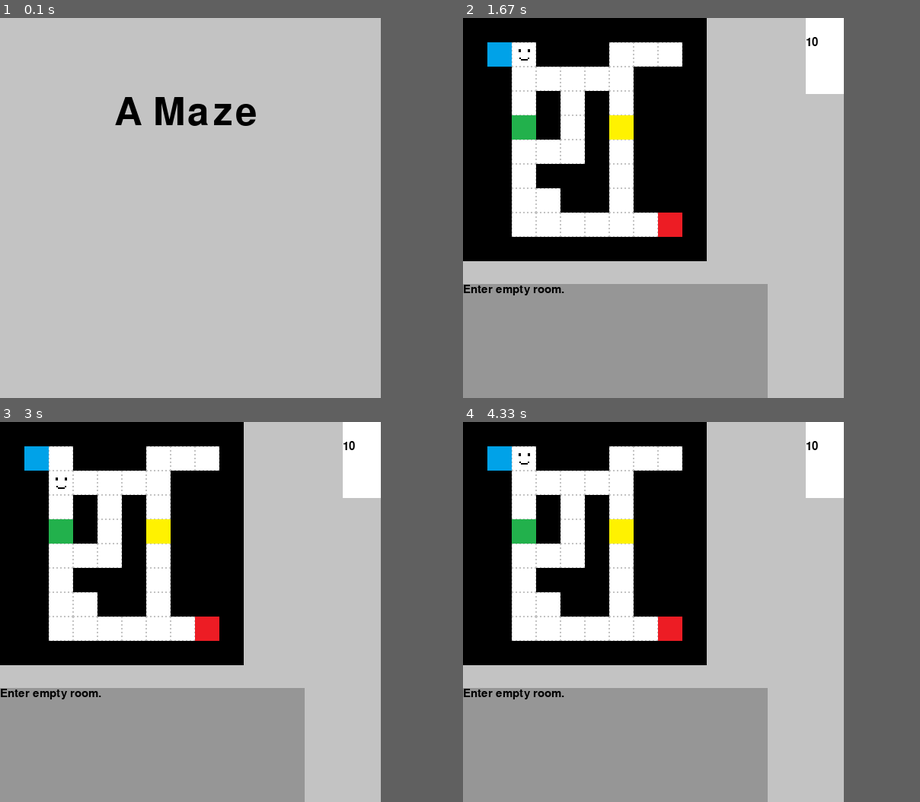
Above: before the commit, frames 1-4 (two rows, left to right).
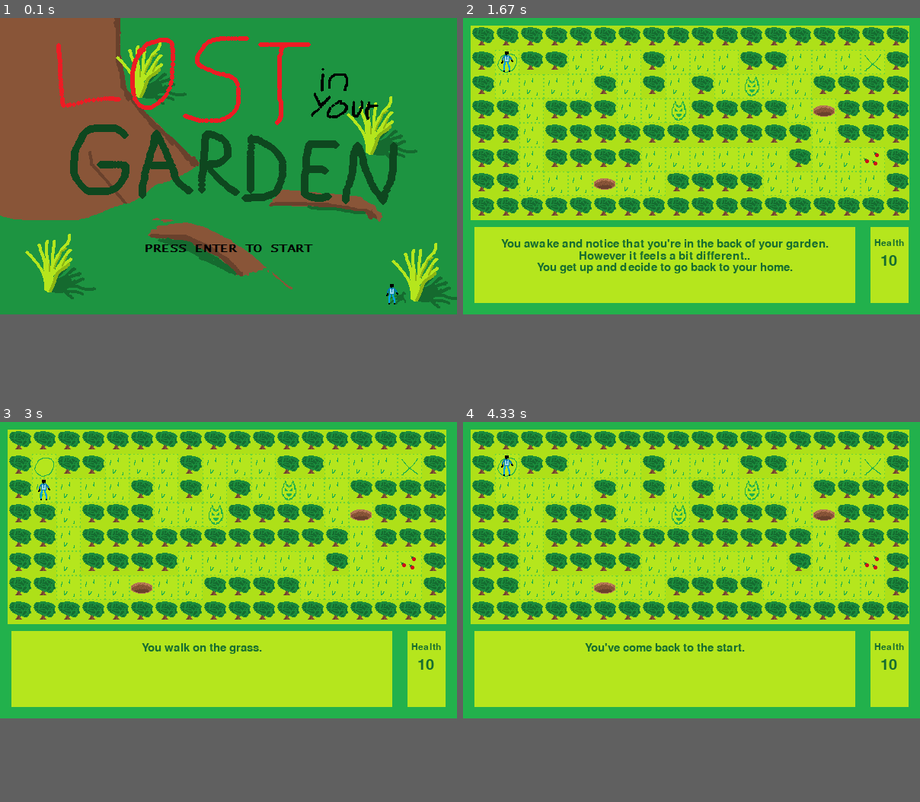
Above: after the commit, the same moments.

Repository: Onimanta/ex45_pythonHardway
Game: pygame game, started from game.py
Same seed, same stepped clock (60 frames per second), same inputs: the game is played once before the commit and once after it. The source is Python 2; it was converted automatically to run under Python 3.
Inputs:
- Up to frame 1 (0.1 s): no input
- Up to frame 2 (1.67 s): tap Enter at 0.33 s; hold Right 0.67-1.13 s
- Up to frame 3 (3 s): hold Down from 2.73 s (still down)
- Up to frame 4 (4.33 s): release Down at 3.2 s; hold Up 3.67-4.03 s
In our replay, the window is 500x500 before the commit and 600x390 after it. These sizes can differ from the game's own. Grey fills any space a smaller window leaves; there, only what the larger window draws over its background counts as a difference.

The runs differ from the first frame. In frame 1, 67% of the frame differs, in the area x 0-100%, y 0-78%; in frame 2, 75%, in the area x 0-100%, y 0-100%; in frame 3, 75%; in frame 4, 75%.

Commit message:
end of the day 17.05.17

Diff:
--- a/display.py
+++ b/display.py
@@ -11,10 +11,10 @@
     information = None
 
     def display_maze(self):
-        x = 0
-        y = 0
+        x = 10
+        y = 10
 
-        tileset = pygame.image.load('tiles.png')
+        tileset = pygame.image.load('images/tiles.png')
         room = pygame.Surface((32, 32))
 
         for line in Display.maze:
@@ -29,58 +29,64 @@
                     room.blit(tileset, (0, 0), (32, 32, 96, 64))
                 elif column == 'trap':
                     room.blit(tileset, (0, 0), (64, 32, 96, 64))
+                elif column == 'health':
+                    room.blit(tileset, (0, 0), (0, 64, 96, 64))
                 elif column == 'end':
                     room.blit(tileset, (0, 0), (0, 32, 96, 64))
 
                 Display.window.blit(room, (x, y))
 
                 x += 32
-            x = 0
+            x = 10
             y += 32
 
     def display_information(self):
         # We get the width of the window to have a relative position to blit the text.
         x = Display.window.get_width()
 
-        font = pygame.font.Font(None, 22)
-        label = font.render(str(Display.player.life_point), 1, (0, 0, 0))
         # We draw a rectangle over the previous text to erase it.
-        pygame.draw.rect(Display.window, (255, 255, 255), (x - 50, 0, 50, 100), 0)
-        Display.window.blit(label, (x - 50, 25))
+        pygame.draw.rect(Display.window, (181, 230, 29), (x - 65, 275, 50, 100), 0)
+
+        font_health = pygame.font.Font(None, 18)
+        health = font_health.render("Health", 1, (21, 108, 48))
+        Display.window.blit(health, (x - 60, 290))
+
+        font_lp = pygame.font.Font(None, 30)
+        life_point = font_lp.render(str(Display.player.life_point), 1, (21, 108, 48))
+        Display.window.blit(life_point, (x - 52, 310))
 
     def display_player(self):
-        Display.window.blit(Display.player.picture, (Display.player.position_y * 32, Display.player.position_x * 32))
+        # Blit the player on the screen according to its position in the maze.
+        # We do "position + 10" to place the player correctly on the maze.
+        Display.window.blit(Display.player.picture, (Display.player.position_y * 32 + 10, Display.player.position_x * 32 + 10))
 
     def display_text_output(self, text):
         font = pygame.font.Font(None, 22)
-        rect = pygame.Rect((0, 350, 400, 150))
+        rect = pygame.Rect((15, 275, 500, 100))
 
-        rendered_text = render_textrect(text, font, rect, (0, 0, 0), (150, 150, 150), 0)
+        rendered_text = render_textrect("\n" + text, font, rect, (21, 108, 48), (181, 230, 29), 1)
 
         if rendered_text:
             Display.window.blit(rendered_text, rect.topleft)
 
     def display_title_screen(self):
-        Display.window.fill((195, 195, 195))
-
-        x, y = Display.window.get_size()
-
-        font = pygame.font.Font(None, 75)
-        title_text = font.render("A Maze", 1, (0, 0, 0))
-        Display.window.blit(title_text, (x / 2 - 100, 100))
+        title = pygame.image.load("images/title.png").convert()
+        Display.window.blit(title, (0, 0))
         pygame.display.flip()
 
-    def display_end(self, text):
-        Display.window.fill((195, 195, 195))
-
-        x, y = Display.window.get_size()
-
-        font = pygame.font.Font(None, 50)
-        end_text = font.render(str(text), 1, (0, 0, 0))
-        Display.window.blit(end_text, (x / 2 - 100, y / 2 - 50))
+    def display_gameover(self):
+        gameover = pygame.image.load("images/gameover.png").convert()
+        Display.window.blit(gameover, (0, 0))
         pygame.display.flip()
 
-        sleep(3)
+        sleep(5)
+
+    def display_end(self):
+        end = pygame.image.load("images/end.png").convert()
+        Display.window.blit(end, (0, 0))
+        pygame.display.flip()
+
+        sleep(5)
 
     def display_window(self):
         """Display all the elements of the game"""
--- a/game.py
+++ b/game.py
@@ -1,13 +1,17 @@
+import os # To choose where the window appear on the screen
 import pygame
 from pygame.locals import * # Import the pygame constant
 
 from display import Display
 from maze import Maze, Player
 
+# We choose where the window appear on the screen
+os.environ['SDL_VIDEO_WINDOW_POS'] = "600, 200"
+
 pygame.init()
 
-Display.window = pygame.display.set_mode((500, 500))
-Display.window.fill((195, 195, 195))
+Display.window = pygame.display.set_mode((600, 390), pygame.NOFRAME)
+Display.window.fill((34, 177, 76))
 
 display = Display()
 
@@ -19,14 +23,22 @@
         if event.type == QUIT:
             exit()
         elif event.type == KEYDOWN and event.key == K_RETURN:
-            Display.window.fill((195, 195, 195)) # Erase the title screen
+            Display.window.fill((34, 177, 76)) # Erase the title screen
             title = False
+        elif event.type == KEYDOWN and event.key == K_ESCAPE:
+            exit()
 
 player = Player()
 Display.player = player
 
 a_maze = Maze(player)
 Display.maze = a_maze.maze
+
+display.display_text_output(
+    "You awake and notice that you're in the back of your garden.\n"
+    "However it feels a bit different..\n"
+    "You get up and decide to go back to your home."
+)
 
 # We find the position of the start of the maze and assign it to the player position.
 start = a_maze.find_in_maze('start')
@@ -46,8 +58,11 @@
             a_maze.move_player('left')
         elif event.type == KEYDOWN and event.key == K_RIGHT:
             a_maze.move_player('right')
+        elif event.type == KEYDOWN and event.key == K_ESCAPE:
+            exit()
+
 
     display.display_window()
 
-display.display_end("Game Over")
+display.display_gameover()
 exit()
--- a/maze.csv
+++ b/maze.csv
@@ -1,10 +1,8 @@
-wall,wall,wall,wall,wall,wall,wall,wall,wall,wall
-wall,start,empty,wall,wall,wall,empty,empty,empty,wall
-wall,wall,empty,empty,empty,empty,empty,wall,wall,wall
-wall,wall,empty,wall,empty,wall,empty,wall,wall,wall
-wall,wall,foe,wall,empty,wall,trap,wall,wall,wall
-wall,wall,empty,empty,empty,wall,empty,wall,wall,wall
-wall,wall,empty,wall,wall,wall,empty,wall,wall,wall
-wall,wall,empty,empty,wall,wall,empty,wall,wall,wall
-wall,wall,empty,empty,empty,empty,empty,empty,end,wall
-wall,wall,wall,wall,wall,wall,wall,wall,wall,wall
+wall,wall,wall,wall,wall,wall,wall,wall,wall,wall,wall,wall,wall,wall,wall,wall,wall,wall
+wall,start,wall,wall,empty,empty,empty,wall,empty,empty,empty,wall,wall,empty,empty,empty,end,wall
+wall,empty,empty,empty,empty,wall,empty,wall,empty,wall,empty,foe,empty,empty,wall,wall,wall,wall
+wall,wall,empty,wall,wall,wall,empty,empty,foe,wall,wall,wall,wall,empty,trap,wall,wall,wall
+wall,wall,empty,wall,wall,wall,wall,wall,wall,wall,wall,wall,wall,wall,empty,wall,wall,wall
+wall,wall,empty,wall,wall,wall,wall,empty,empty,empty,empty,empty,empty,wall,empty,empty,health,wall
+wall,wall,empty,empty,empty,trap,empty,empty,wall,wall,wall,wall,empty,empty,empty,empty,empty,wall
+wall,wall,wall,wall,wall,wall,wall,wall,wall,wall,wall,wall,wall,wall,wall,wall,wall,wall
--- a/maze.py
+++ b/maze.py
@@ -12,14 +12,14 @@
 class Start(Room):
 
     def enter(self, player):
-        self.display.display_text_output("Enter start room.")
+        self.display.display_text_output("You've come back to the start.")
 
         return False
 
 class Empty(Room):
 
     def enter(self, player):
-        self.display.display_text_output("Enter empty room.")
+        self.display.display_text_output("You walk on the grass.")
 
         return False
 
@@ -55,10 +55,10 @@
 
     def enter(self, player):
         self.display.display_text_output(
-            "Enter trap room.\n" +
+            "You see a hole in front of you.\n" +
             "What do you do?\n" +
-            "1. Walk\n" +
-            "2. Walk carefully"
+            "1. Jump over the hole\n" +
+            "2. Jump onto the hole"
         )
         self.display.display_window()
 
@@ -68,19 +68,37 @@
                 if event.type == QUIT:  # If event is of type QUIT
                     exit()
                 elif event.type == KEYDOWN and event.key == K_1:
-                    self.display.display_text_output("You get hurt by the trap.")
+                    self.display.display_text_output("You jump over the hole and continue your way.")
+                    loop = False
+                elif event.type == KEYDOWN and event.key == K_2:
+                    self.display.display_text_output(
+                        "You jump in the hole and you hurt you. \n" +
+                        "You take 5 damage.\n" +
+                        "You manage to rise to the surface and you continue your way."
+                    )
                     player.life_point -= 5
                     loop = False
-                elif event.type == KEYDOWN and event.key == K_2:
-                    self.display.display_text_output("You avoid the trap.")
-                    loop = False
+                elif event.type == KEYDOWN and event.key == K_ESCAPE:
+                    exit()
 
         return False
+
+class Health(Room):
+
+    def enter(self, player):
+        health = 3
+
+        self.display.display_text_output("You find some berries and you eat them.\n" +
+                                         "You recover " + str(health) + " life points.")
+        player.life_point += health
+        self.display.display_window()
+
+        return True
 
 class End(Room):
 
     def enter(self, player):
-        self.display.display_end("The End")
+        self.display.display_end()
         exit()
 
 class Player(object):
@@ -89,7 +107,7 @@
         self.life_point = 10
         self.position_x = 0
         self.position_y = 0
-        self.picture = pygame.image.load("player.png").convert()
+        self.picture = pygame.image.load("images/player.png").convert()
         self.picture.set_colorkey((255,255,255))
 
 
@@ -100,6 +118,7 @@
         'empty': Empty(),
         'foe': Foe(),
         'trap': Trap(),
+        'health': Health(),
         'end': End()
     }
 
@@ -110,11 +129,6 @@
             for line in file:
                 line = line.replace('\n', '')
                 self.maze.append(line.split(','))
-
-        # We convert the items of the 2d list to int.
-        # for idx, line in enumerate(self.maze):
-        #     for idy, number in enumerate(line):
-        #         self.maze[idx][idy] = int(self.maze[idx][idy])
 
         self.player = player
 
Binary file added: images/end.png
Binary file added: images/gameover.png
Binary file added: images/player.png
Binary file added: images/tiles.png
Binary file added: images/tiles_alt_palette.png
Binary file added: images/title.png
Binary file removed: player.png
Binary file removed: tiles.png
